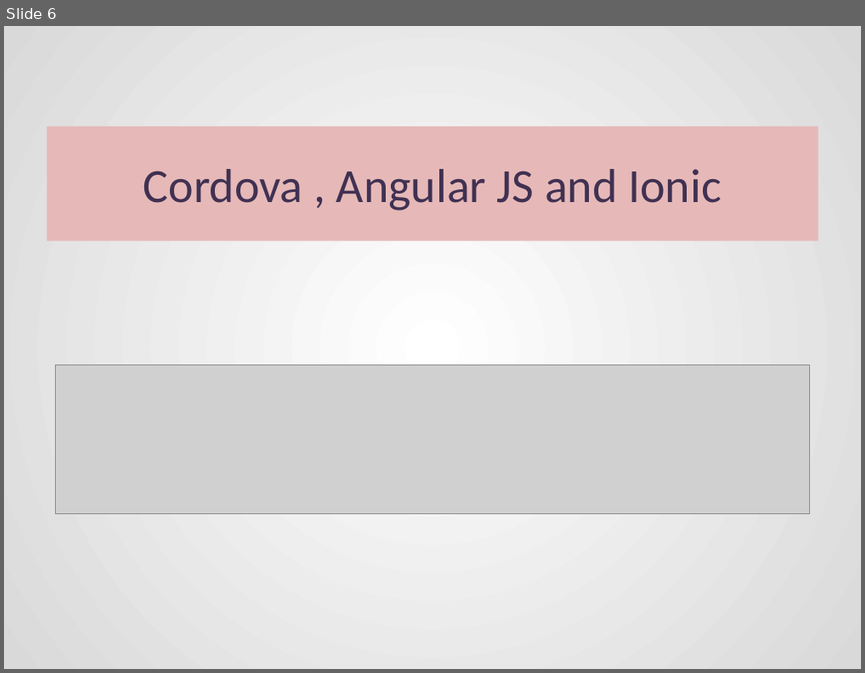
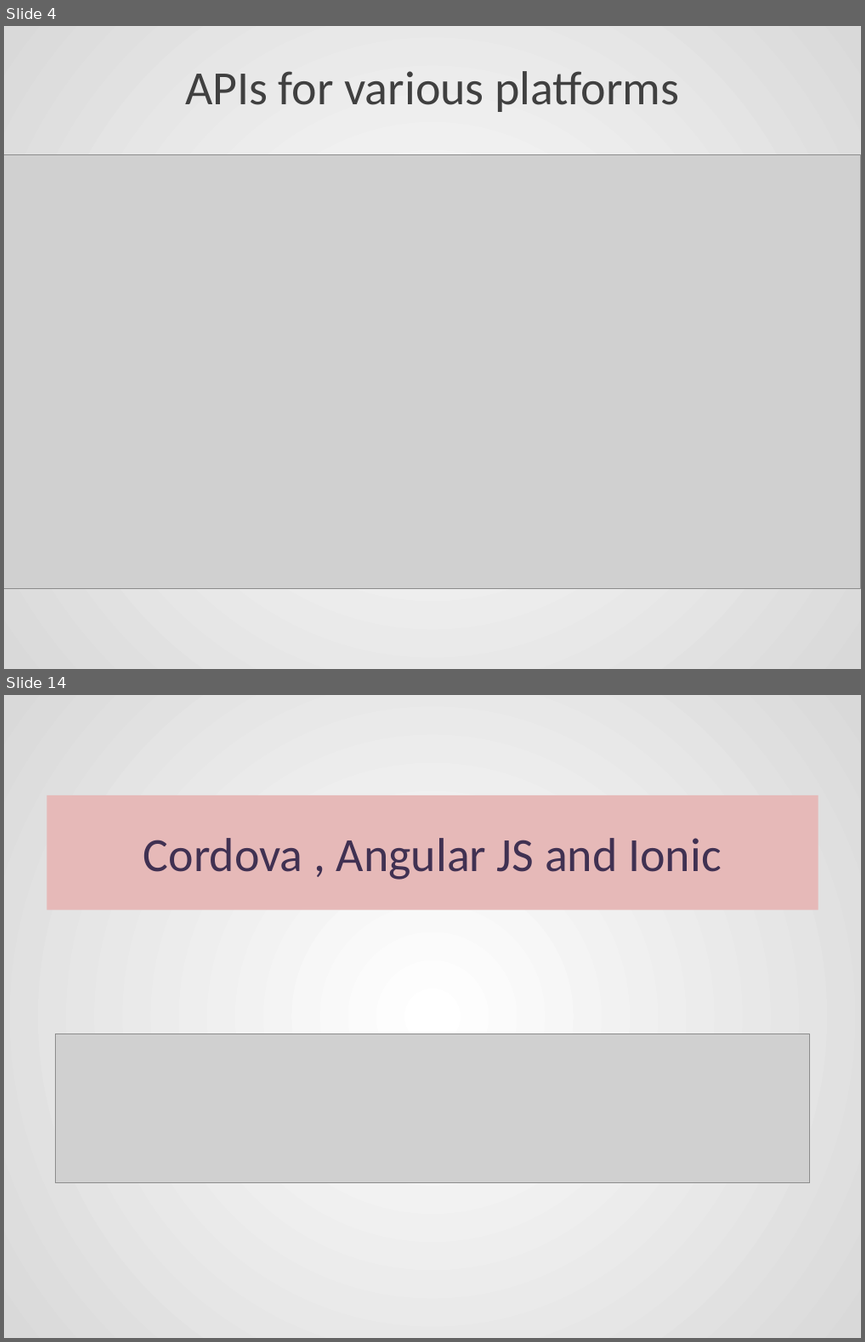
Before and after one commit to sanketrd09/collegepptwork, a slide deck: HybridApp-powerpoint.pptx. Shown one above the other, each under a label of ours: slide 6 before the commit, slides 4 and 14 after it; the slides between them are not shown. The pictures are 865x673 and 865x1342 pixels, drawn with LibreOffice and Linux fonts; fonts in the diff are those of the drawing; grey boxes stand for pictures. Boxes give left, top, right and bottom in pixels: in the first picture for what was removed or moved away, otherwise in the second. Text is boxed around its words. In the diff, an @@ line names an element or a change of style, - is before the commit and + after.

```diff
--- a/HybridApp-powerpoint.pptx
+++ b/HybridApp-powerpoint.pptx
@@ slide 4 added at <box>4,26,861,669</box>, background gradient #FFFFFF to #D9D9D9 @@
@@ title added at <box>185,71,679,112</box>, 40 pt, text #404040 @@
+APIs for various platforms
@@ picture added at <box>4,154,861,588</box> @@
@@ what was slide 6 is now slide 14 @@
```
Also in this commit, not shown: 3 slides changed, 7 other slides added, 2 other files.
